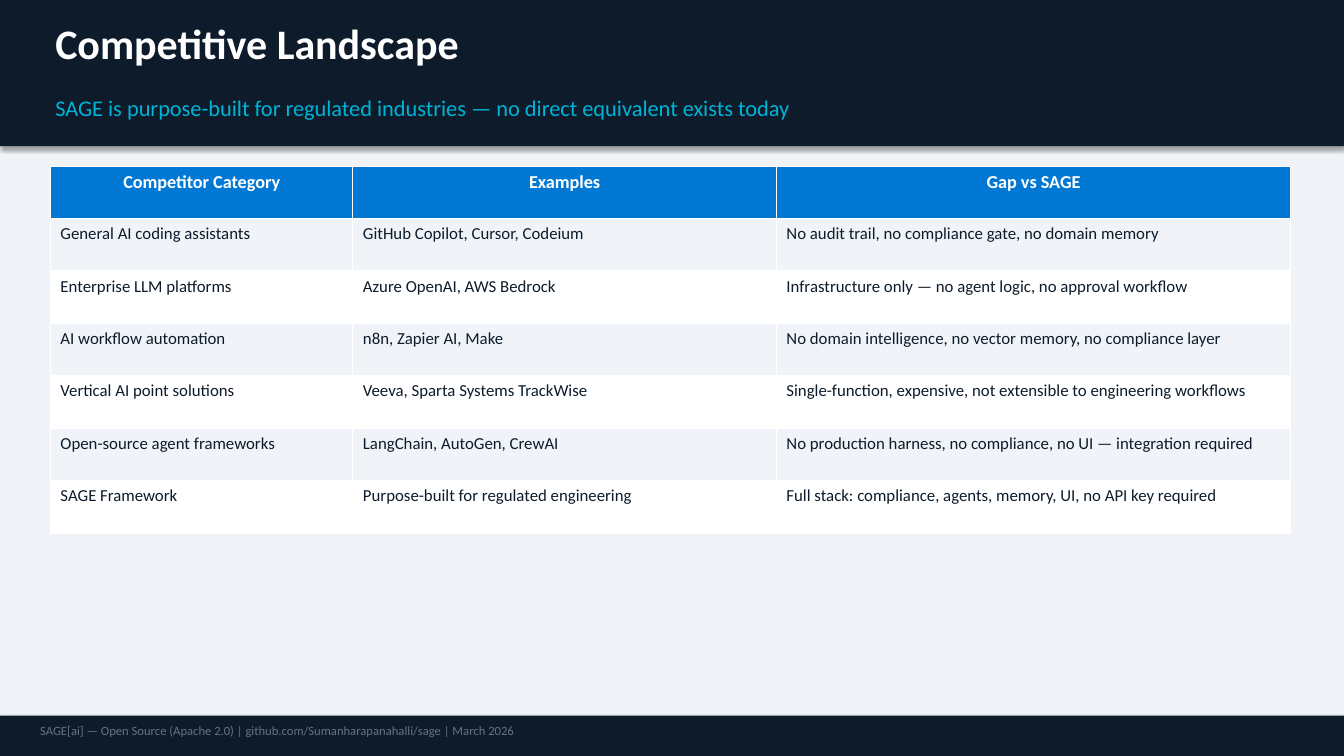
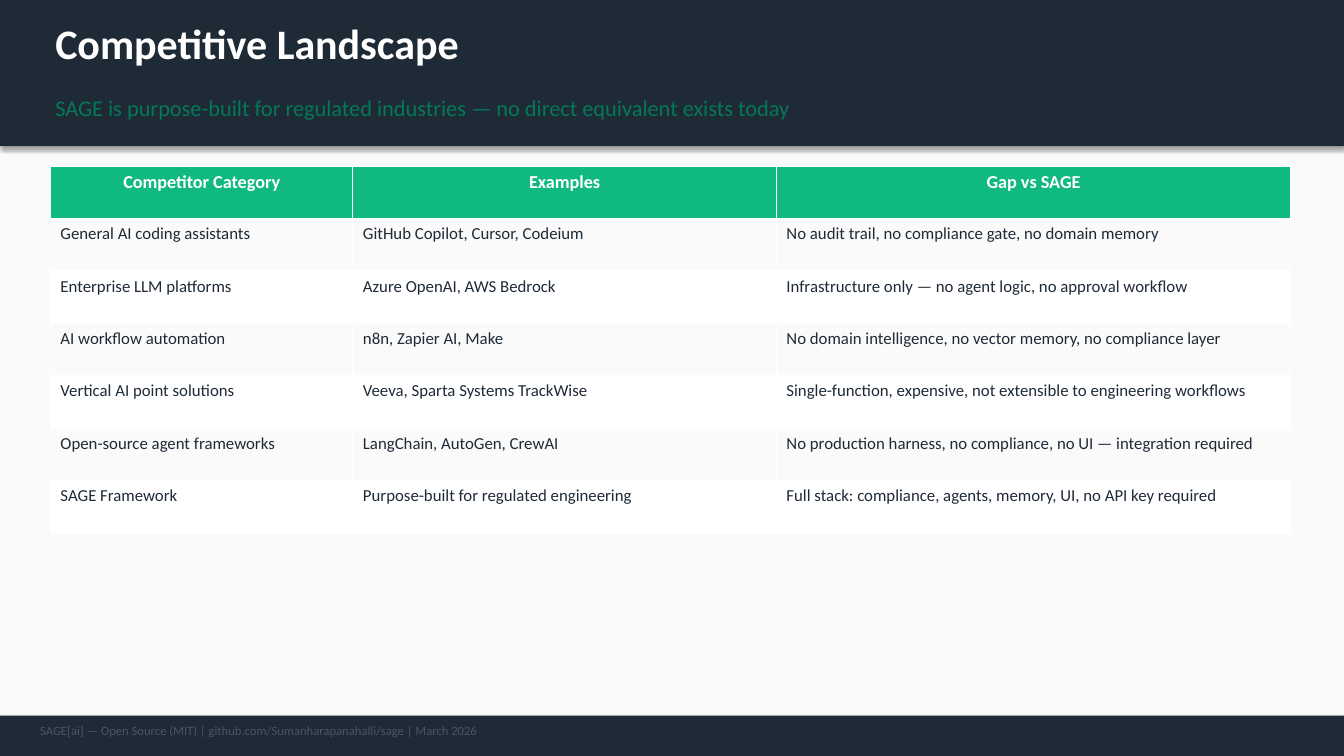
Before and after one commit to Sumanharapanahalli/SAGE, a slide deck: slide 9 of docs/SageAI_Investor_Pitch.pptx. Drawn at 1344x756 pixels with LibreOffice and Linux fonts; fonts in the diff are those of the drawing. Boxes give left, top, right and bottom in pixels: in the first picture for what was removed or moved away, otherwise in the second. Text is boxed around its words. In the diff, an @@ line names an element or a change of style, - is before the commit and + after.

```diff
--- a/docs/SageAI_Investor_Pitch.pptx
+++ b/docs/SageAI_Investor_Pitch.pptx
@@ background #F0F4F8 to #FAFAFA @@
@@ rectangle at <box>0,0,1344,146</box>: fill #0D1B2A to #1F2A37 @@
@@ text "SAGE is purpose-built for regulated ..." at <box>55,100,789,120</box>: text colour #00B4D8 to #047857 @@
@@ table at <box>50,166,1291,533</box> @@
@@ fill #0078D4 to #10B981 in row 1 @@
@@ fill #F0F4F8 to #FAFAFA in 9 cells @@
@@ text colour #0D1B2A to #1F2A37 @@
@@ rectangle at <box>0,716,1344,756</box>: fill #0D1B2A to #1F2A37 @@
@@ text at <box>40,726,477,735</box>: text changed; text colour #647487 to #4B5563 @@
-SAGE[ai] — Open Source (Apache 2.0) | github.com/Sumanharapanahalli/sage | March 2026
+SAGE[ai] — Open Source (MIT) | github.com/Sumanharapanahalli/sage | March 2026
```
Also in this commit, not shown: 13 other slides changed, 1 slide removed, 8 other files.
